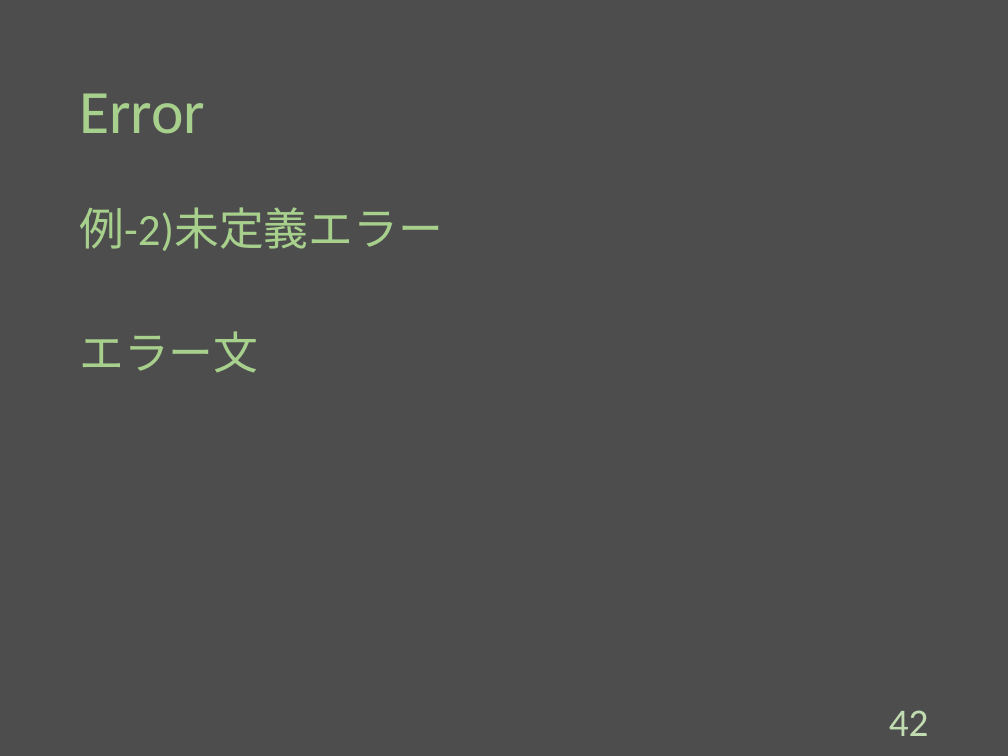
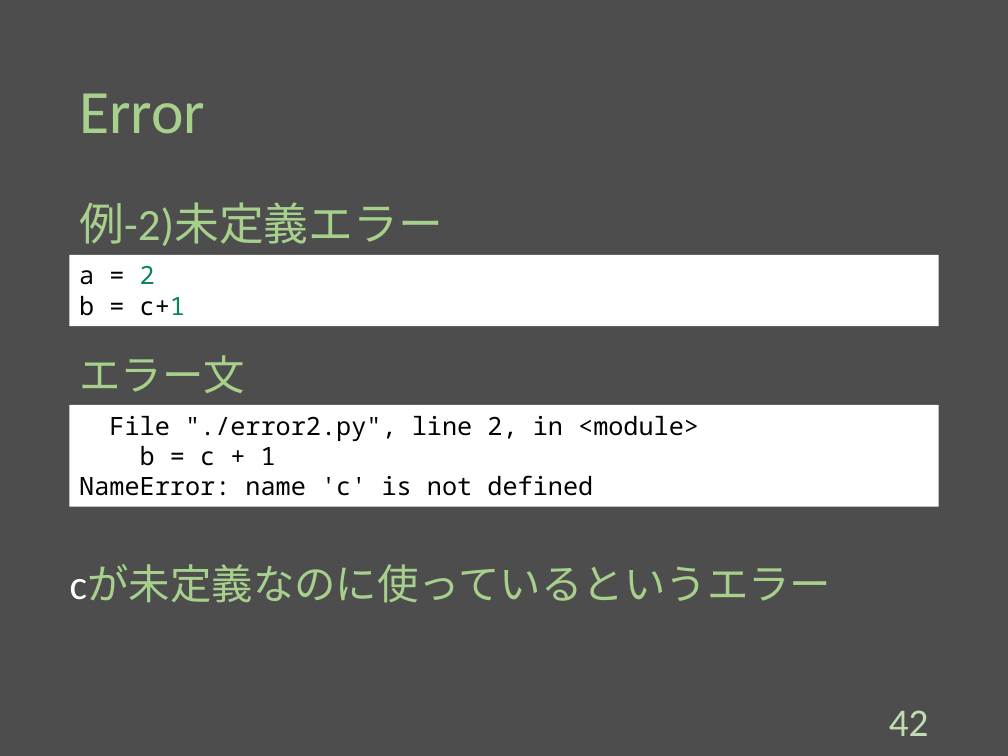
Before and after one commit to Melbeck777/program_seminar, a slide deck: slide 43 of ProgramSlide.pptx. Drawn at 1008x756 pixels with LibreOffice and Linux fonts; fonts in the diff are those of the drawing. Boxes give left, top, right and bottom in pixels: in the first picture for what was removed or moved away, otherwise in the second. Text is boxed around its words. In the diff, an @@ line names an element or a change of style, - is before the commit and + after.

Commit message:
[add]:Added the code of error

```diff
--- a/ProgramSlide.pptx
+++ b/ProgramSlide.pptx
@@ text "例-2)未定義エラー" at box(79, 202, 443, 246): line spacing 0.9 to 0.8 @@
@@ rectangle added at box(70, 255, 938, 327), fill #FFFFFF, 18 pt, text #000000 @@
+a = 2
+b = c+1
@@ text at box(79, 331, 258, 373): paragraph removed @@
-エラー文
@@ text added at box(79, 355, 245, 393), 29.6 pt, text #A8D08D @@
+エラー文
@@ rectangle added at box(70, 405, 938, 507), fill #FFFFFF, 18 pt, text #000000 @@
+File "./error2.py", line 2, in <module>
+b = c + 1
+NameError: name 'c' is not defined
@@ text added at box(70, 565, 832, 603), 29.6 pt, text #A8D08D @@
+cが未定義なのに使っているというエラー
```
Also in this commit, not shown: 4 other slides changed.
